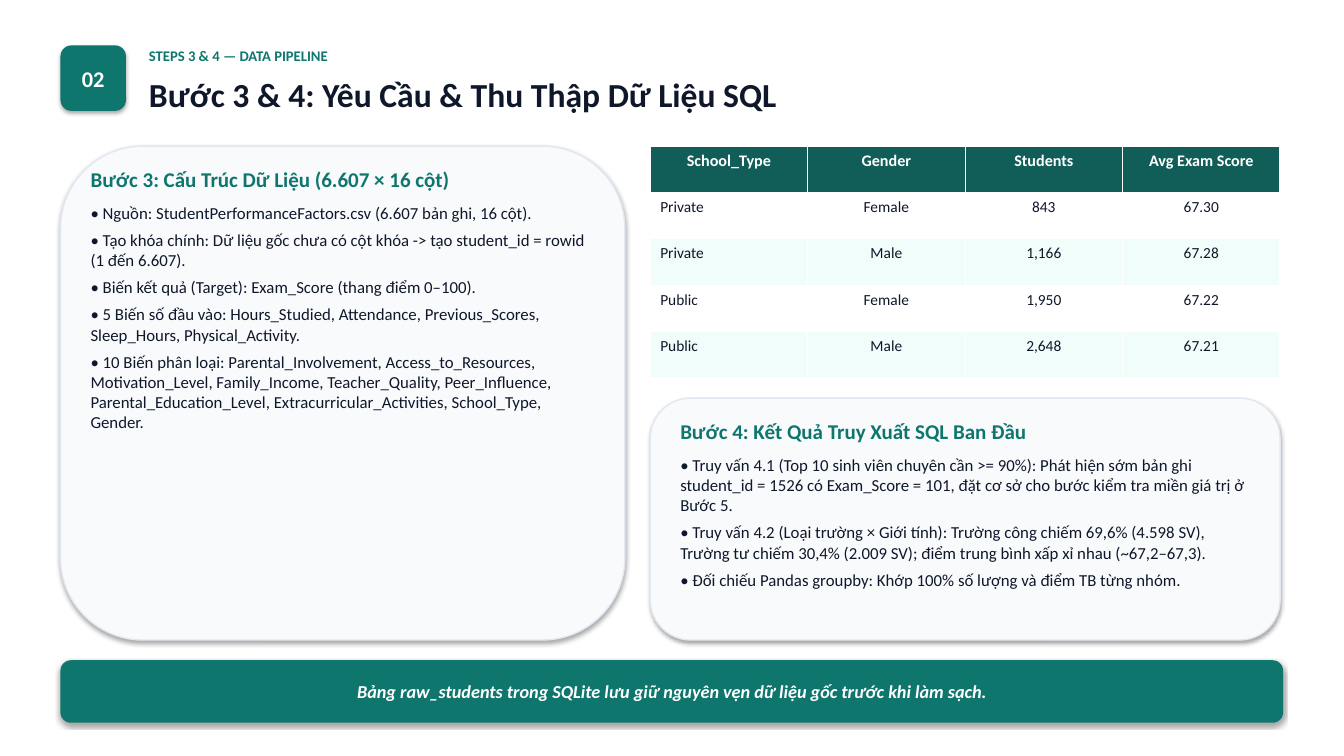
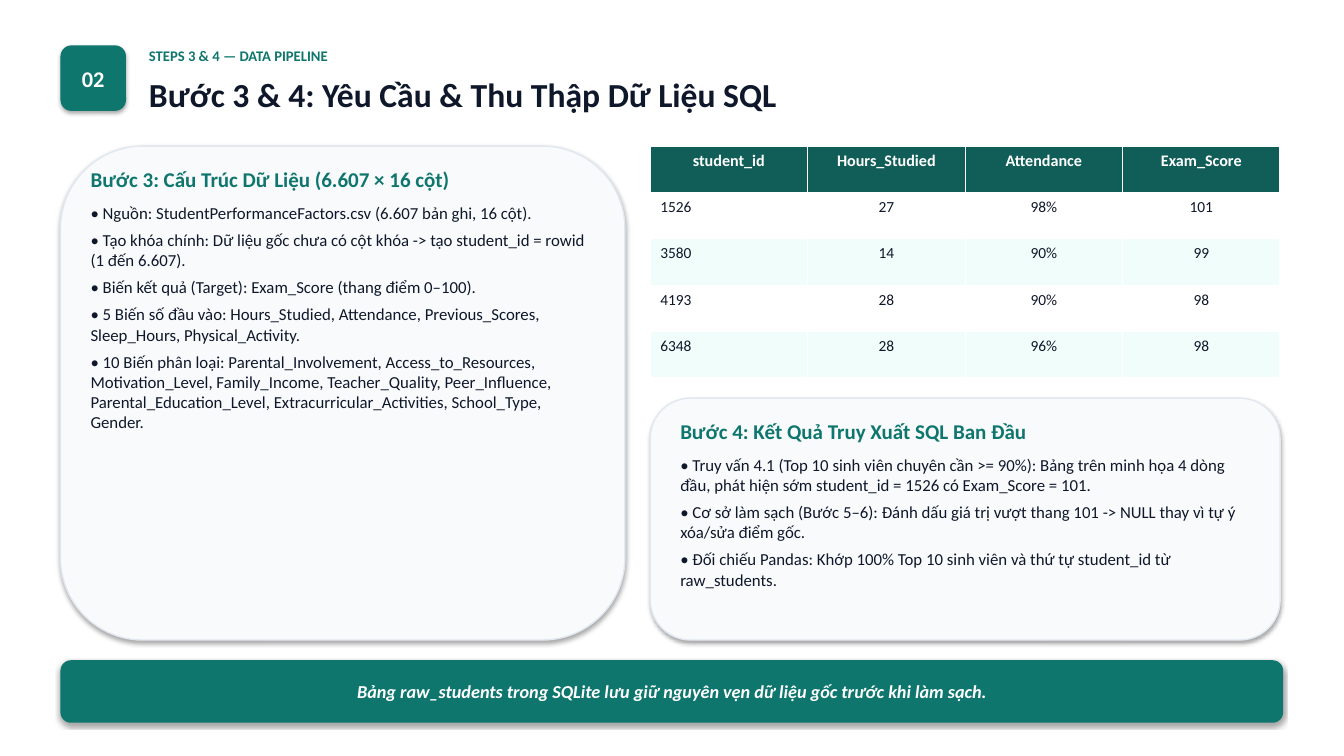
Before and after one commit to baole16/ADY201m, a slide deck: slide 4 of 2_Slide/Slide_VI.pptx. Drawn at 1344x756 pixels with LibreOffice and Linux fonts; fonts in the diff are those of the drawing. Boxes give left, top, right and bottom in pixels: in the first picture for what was removed or moved away, otherwise in the second. Text is boxed around its words. In the diff, an @@ line names an element or a change of style, - is before the commit and + after.

```diff
--- a/2_Slide/Slide_VI.pptx
+++ b/2_Slide/Slide_VI.pptx
@@ table at (x1=650, y1=146, x2=1279, y2=378) @@
-row 1: School_Type | Gender | Students | Avg Exam Score
+row 1: student_id | Hours_Studied | Attendance | Exam_Score
-row 2: Private | Female | 843 | 67.30
+row 2: 1526 | 27 | 98% | 101
-row 3: Private | Male | 1,166 | 67.28
+row 3: 3580 | 14 | 90% | 99
-row 4: Public | Female | 1,950 | 67.22
+row 4: 4193 | 28 | 90% | 98
-row 5: Public | Male | 2,648 | 67.21
+row 5: 6348 | 28 | 96% | 98
@@ text at (x1=680, y1=458, x2=1236, y2=589): text changed @@
-• Truy vấn 4.1 (Top 10 sinh viên chuyên cần >= 90%): Phát hiện sớm bản ghi student_id = 1526 có Exam_Score = 101, đặt cơ sở cho bước kiểm tra miền giá trị ở Bước 5.
-• Truy vấn 4.2 (Loại trường × Giới tính): Trường công chiếm 69,6% (4.598 SV), Trường tư chiếm 30,4% (2.009 SV); điểm trung bình xấp xỉ nhau (~67,2–67,3).
-• Đối chiếu Pandas groupby: Khớp 100% số lượng và điểm TB từng nhóm.
+• Truy vấn 4.1 (Top 10 sinh viên chuyên cần >= 90%): Bảng trên minh họa 4 dòng đầu, phát hiện sớm student_id = 1526 có Exam_Score = 101.
+• Cơ sở làm sạch (Bước 5–6): Đánh dấu giá trị vượt thang 101 -> NULL thay vì tự ý xóa/sửa điểm gốc.
+• Đối chiếu Pandas: Khớp 100% Top 10 sinh viên và thứ tự student_id từ raw_students.
```
Also in this commit, not shown: 2 other slides changed, 16 other files.
